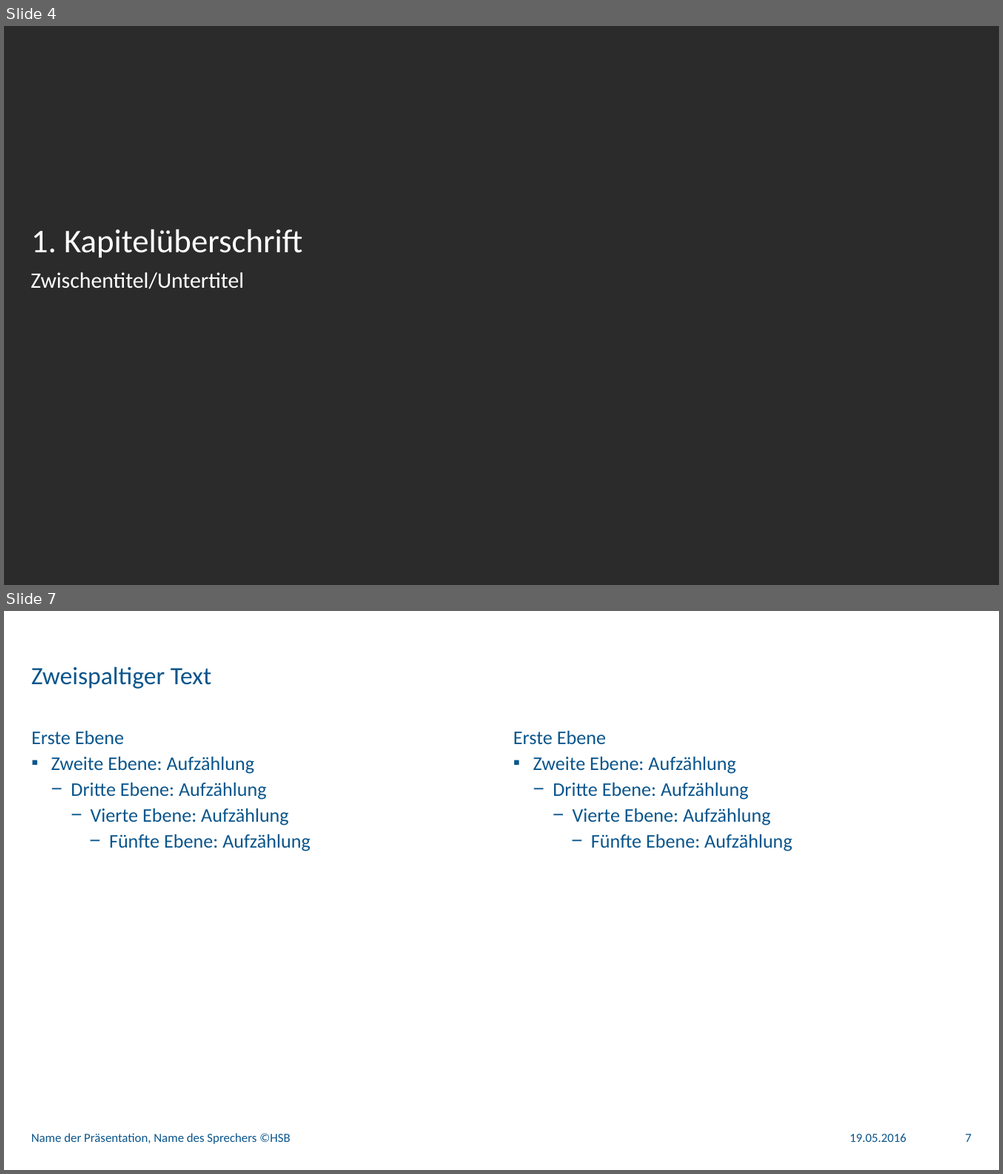
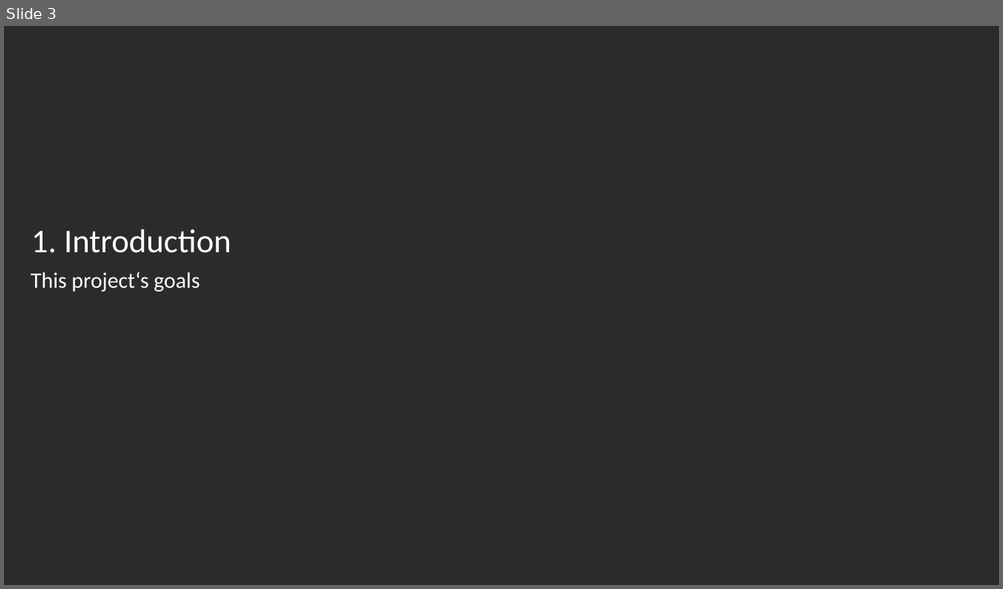
Before and after one commit to philippmoritzer/bd-ml-project, a slide deck: docs/presentation.pptx. Shown one above the other, each under a label of ours: slides 4 and 7 before the commit, slide 3 after it; the slides between them are not shown. The pictures are 1003x1174 and 1003x589 pixels, drawn with LibreOffice and Linux fonts; fonts in the diff are those of the drawing; background and template pictures are left out; a plain dark background stands for a picture behind light text. Boxes give left, top, right and bottom in pixels: in the first picture for what was removed or moved away, otherwise in the second. Text is boxed around its words. In the diff, an @@ line names an element or a change of style, - is before the commit and + after.

Commit message:
spelling

```diff
--- a/docs/presentation.pptx
+++ b/docs/presentation.pptx
@@ slide 7 removed at (4,611,999,1170), background picture (left out) @@
@@ title removed at (31,667,211,689) @@
-Zweispaltiger Text
@@ text removed at (31,731,310,851) @@
-Erste Ebene
-  ▪ Zweite Ebene: Aufzählung
-    − Dritte Ebene: Aufzählung
-      − Vierte Ebene: Aufzählung
-        − Fünfte Ebene: Aufzählung
@@ text removed at (513,731,792,851) @@
-Erste Ebene
-  ▪ Zweite Ebene: Aufzählung
-    − Dritte Ebene: Aufzählung
-      − Vierte Ebene: Aufzählung
-        − Fünfte Ebene: Aufzählung
@@ text removed at (31,1133,290,1145) @@
-Name der Präsentation, Name des Sprechers ©HSB
@@ text removed at (849,1133,906,1142) @@
-19.05.2016
@@ page number removed at (965,1134,971,1142) @@
-7
@@ what was slide 4 is now slide 3 @@
@@ slide 3 changed as well @@
@@ title at (31,230,231,253): text changed @@
-1. Kapitelüberschrift
+1. Introduction
@@ text at (31,272,199,292): text changed @@
-Zwischentitel/Untertitel
+This project‘s goals
```
Also in this commit, not shown: 13 other slides changed, 20 slides added, 10 other slides removed.
